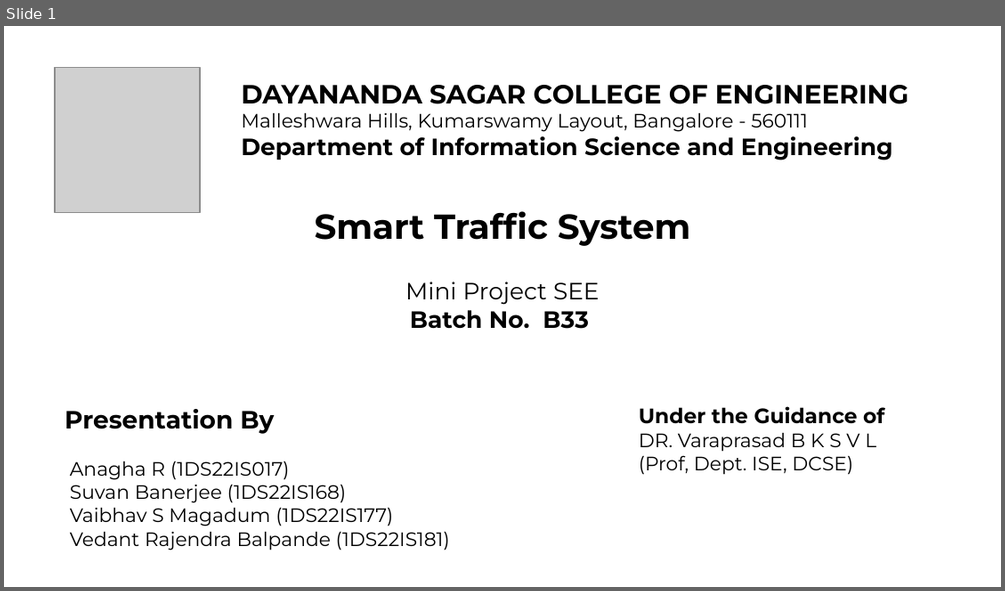
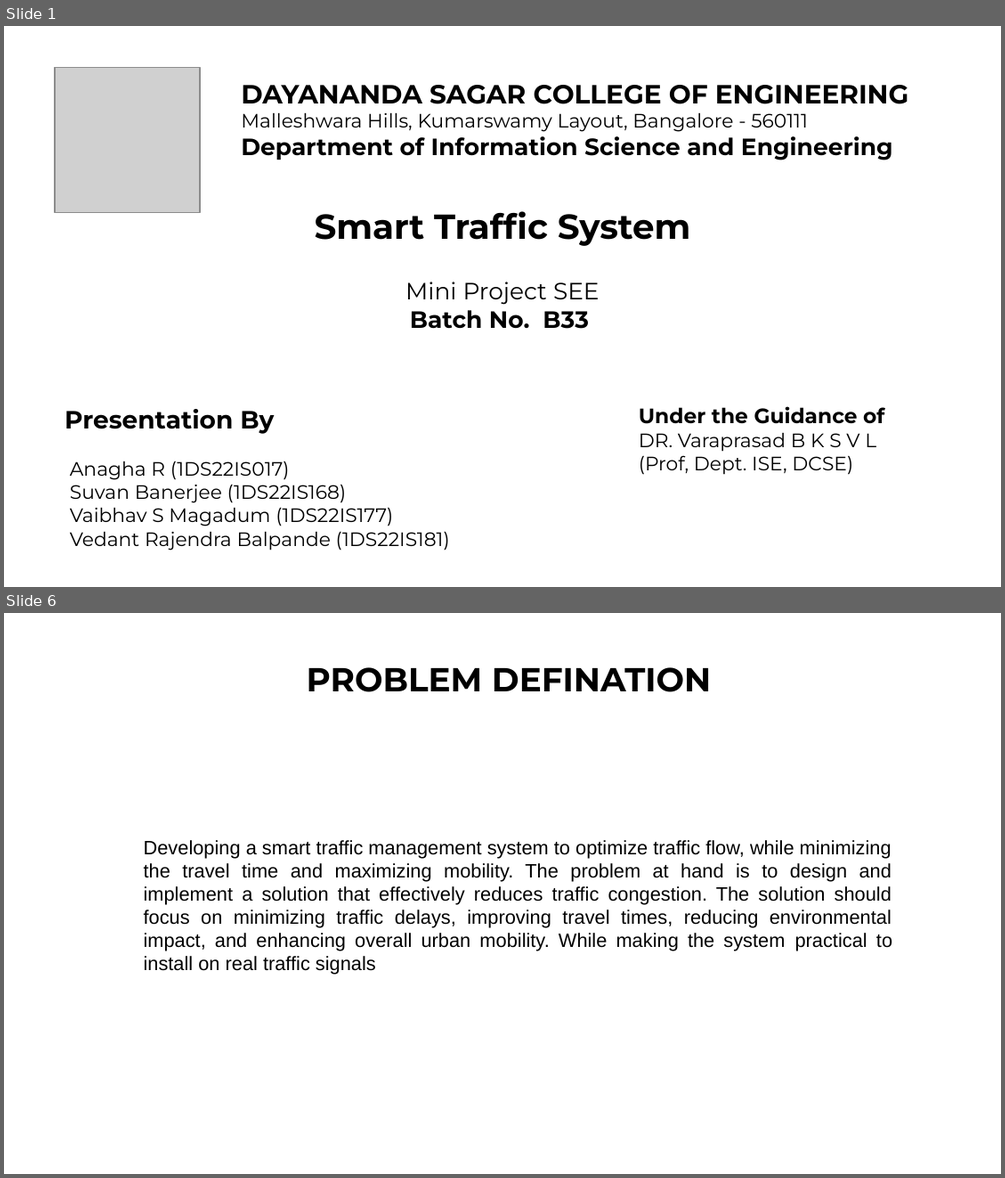
Before and after one commit to Vaibhav-Magadum/MiniProject, a slide deck: Presentation/Presentation_FINAL_DRAFT.pptx. Shown one above the other, each under a label of ours: slide 1 before the commit, slides 1 and 6 after it; the slides between them are not shown. The pictures are 1005x591 and 1005x1178 pixels, drawn with LibreOffice and Linux fonts; fonts in the diff are those of the drawing; grey boxes stand for pictures. Boxes give left, top, right and bottom in pixels: in the first picture for what was removed or moved away, otherwise in the second. Text is boxed around its words. In the diff, an @@ line names an element or a change of style, - is before the commit and + after.

```diff
--- a/Presentation/Presentation_FINAL_DRAFT.pptx
+++ b/Presentation/Presentation_FINAL_DRAFT.pptx
@@ slide 6 added at box(4, 613, 1001, 1174), background #FFFFFF @@
@@ title added at box(307, 667, 711, 692), 24 pt, text #000000, bold @@
+PROBLEM DEFINATION
@@ text added at box(144, 840, 892, 974), 14 pt, text #000000 @@
+Developing a smart traffic management system to optimize traffic flow, while minimizing the travel time and maximizing mobility. The problem at hand is to design and implement a solution that effectively reduces traffic congestion. The solution should focus on minimizing traffic delays, improving travel times, reducing environmental impact, and enhancing overall urban mobility. While making the system practical to install on real traffic signals
```
Also in this commit, not shown: 12 other slides added, 2 slides removed.
